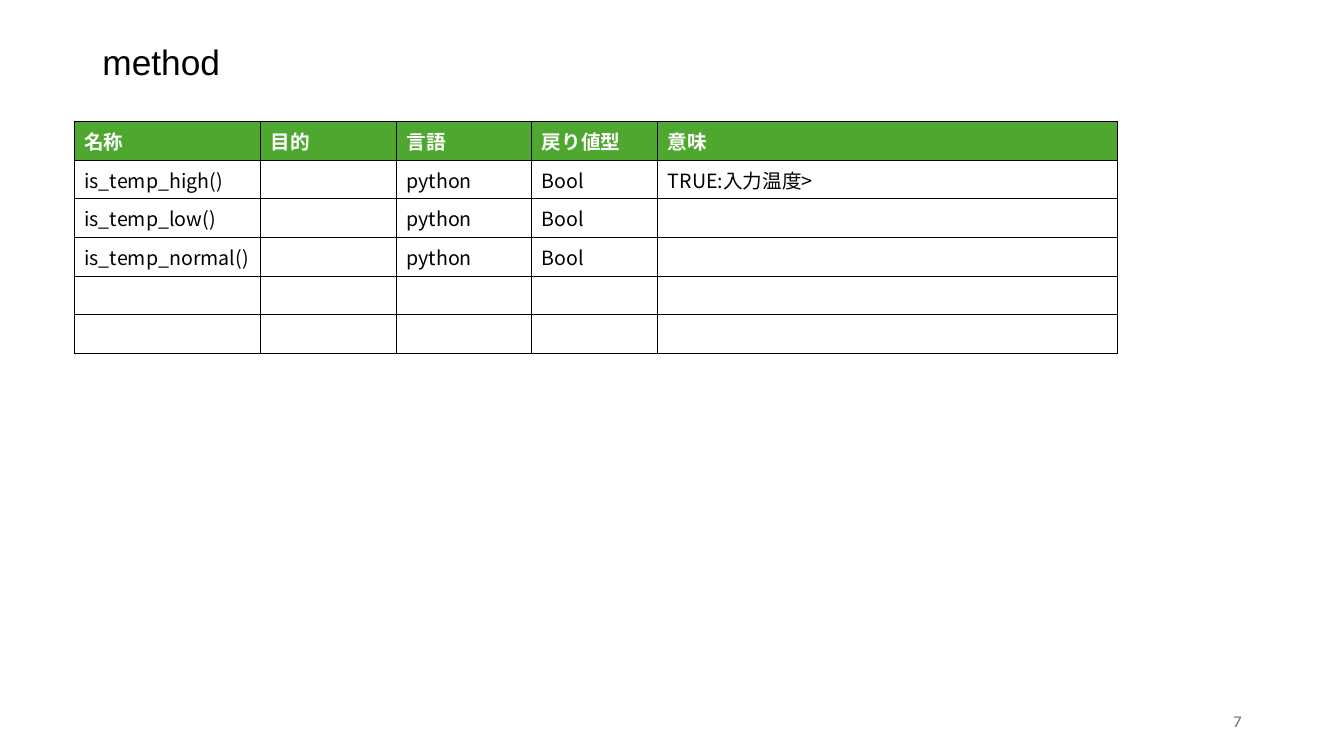
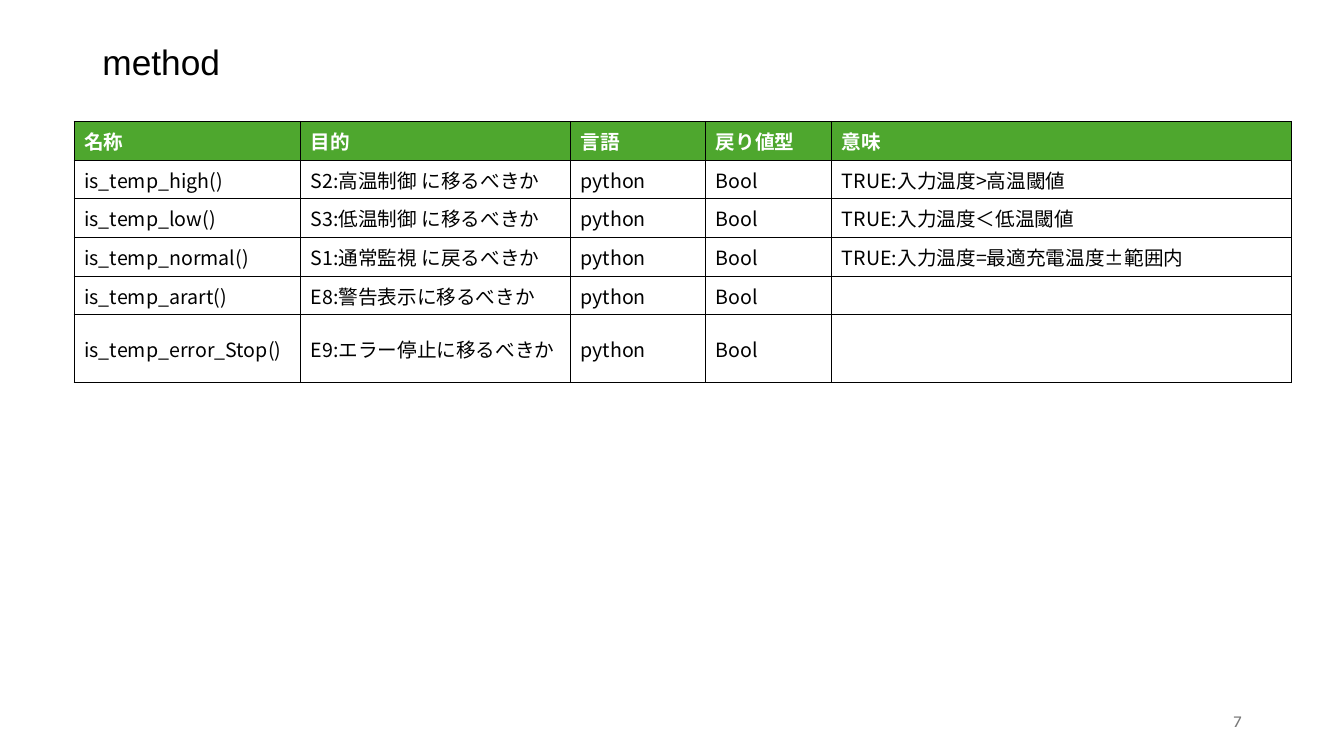
Before and after one commit to KazYag/nyaTraining-python-project, a slide deck: slide 7 of Specification/基本仕様.pptx. Drawn at 1344x756 pixels with LibreOffice and Linux fonts; fonts in the diff are those of the drawing. Boxes give left, top, right and bottom in pixels: in the first picture for what was removed or moved away, otherwise in the second. Text is boxed around its words. In the diff, an @@ line names an element or a change of style, - is before the commit and + after.

```diff
--- a/Specification/基本仕様.pptx
+++ b/Specification/基本仕様.pptx
@@ table at [75, 121, 1292, 366] @@
-row 2, column 2: 
+row 2, column 2: S2:高温制御 に移るべきか
-row 2, column 5: TRUE:入力温度>
+row 2, column 5: TRUE:入力温度>高温閾値
-row 3, column 2: 
+row 3, column 2: S3:低温制御 に移るべきか
-row 3, column 5: 
+row 3, column 5: TRUE:入力温度＜低温閾値
-row 4, column 2: 
+row 4, column 2: S1:通常監視 に戻るべきか
-row 4, column 5: 
+row 4, column 5: TRUE:入力温度=最適充電温度±範囲内
-row 5:  |  |  |  | 
+row 5: is_temp_arart() | E8:警告表示に移るべきか | python | Bool | 
-row 6:  |  |  |  | 
+row 6: is_temp_error_Stop() | E9:エラー停止に移るべきか | python | Bool | 
@@ table: place and size @@
-table at [75, 121, 1117, 323]
+table at [75, 121, 1292, 366]
```
Also in this commit, not shown: 1 other slide changed, 2 other files.
